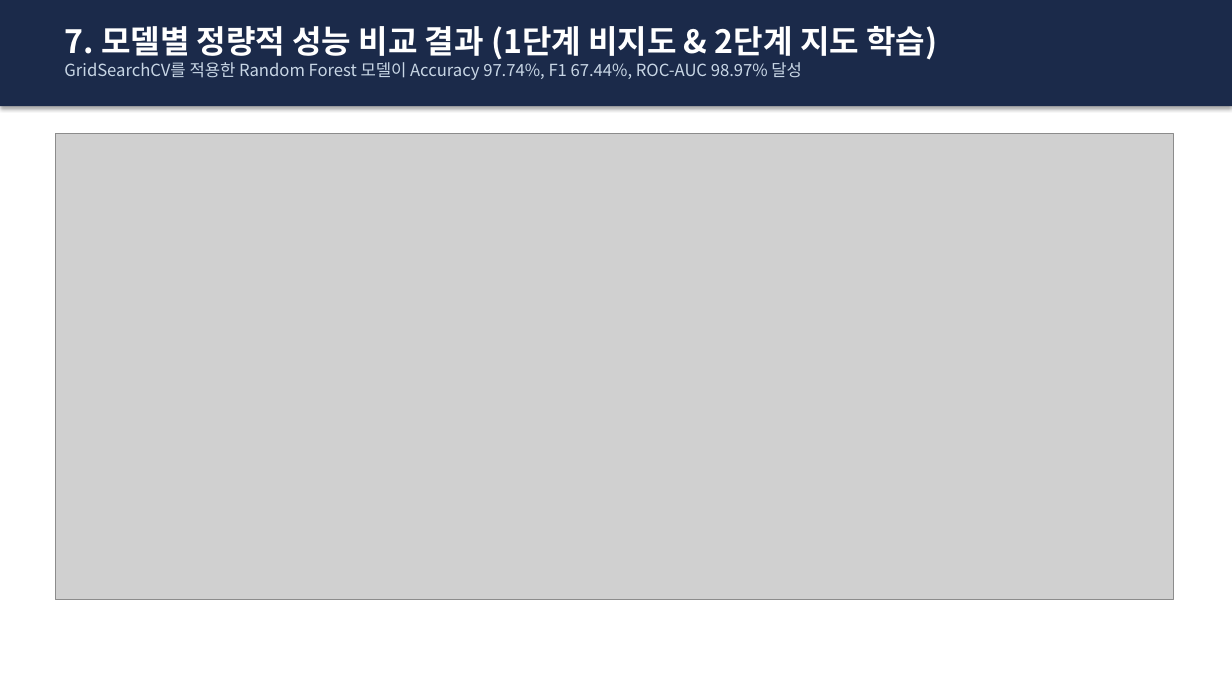
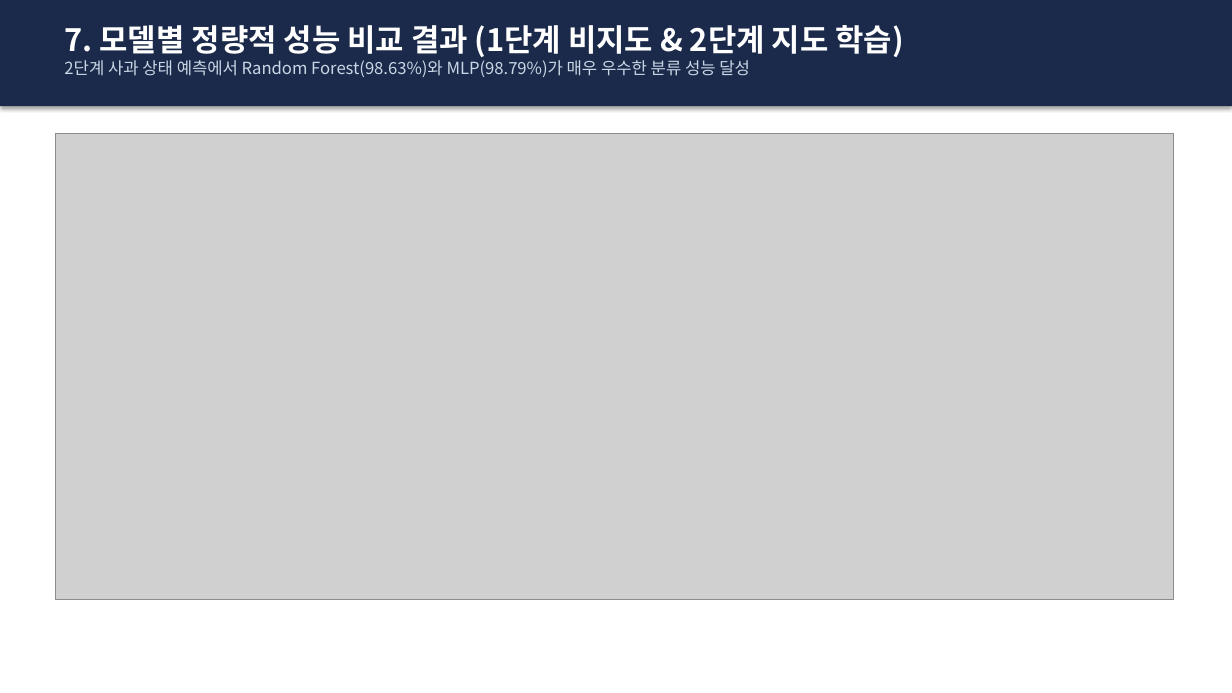
Before and after one commit to sungmin9910/prediction, a slide deck: slide 8 of 사과_운송_이상충격_예측_발표자료.pptx. Drawn at 1232x693 pixels with LibreOffice and Linux fonts; fonts in the diff are those of the drawing; grey boxes stand for pictures. Boxes give left, top, right and bottom in pixels: in the first picture for what was removed or moved away, otherwise in the second. Text is boxed around its words. In the diff, an @@ line names an element or a change of style, - is before the commit and + after.

```diff
--- a/사과_운송_이상충격_예측_발표자료.pptx
+++ b/사과_운송_이상충격_예측_발표자료.pptx
@@ text at (64,25,903,57): size 25 to 24 pt in "7. 모델별 정량적 성능 비교 결과 (1단계 ..." @@
@@ text at (64,60,750,77): text changed @@
-GridSearchCV를 적용한 Random Forest 모델이 Accuracy 97.74%, F1 67.44%, ROC-AUC 98.97% 달성
+2단계 사과 상태 예측에서 Random Forest(98.63%)와 MLP(98.79%)가 매우 우수한 분류 성능 달성
```
Also in this commit, not shown: 8 other slides changed, 1 slide added, 1 slide removed, 9 other files.
